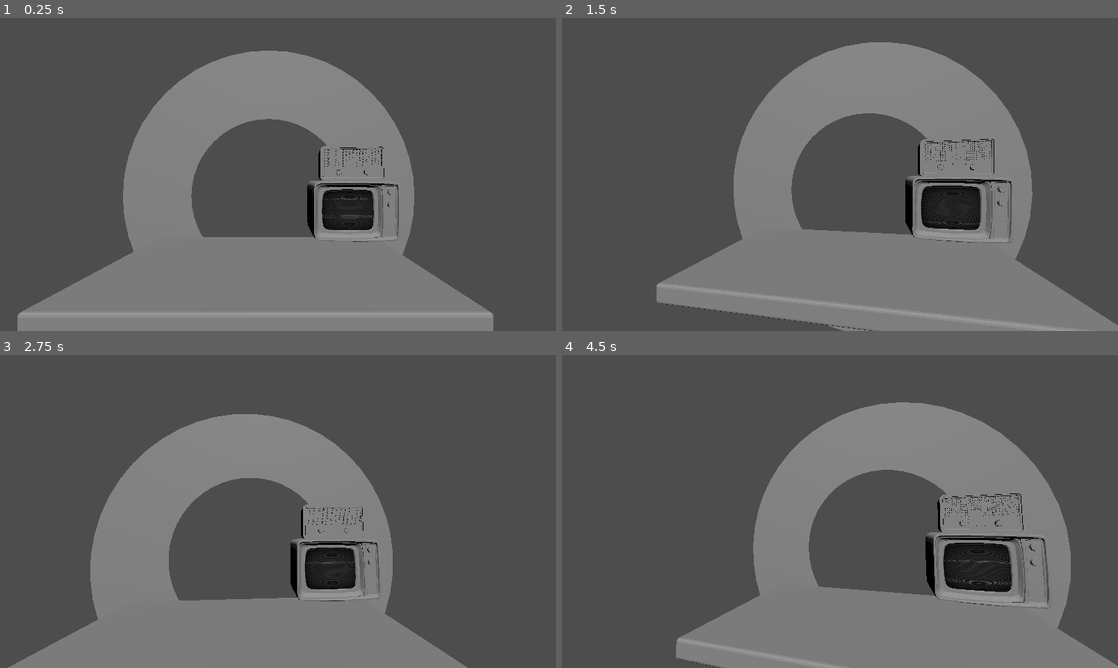
Above: before the commit, frames 1-4 (two rows, left to right).
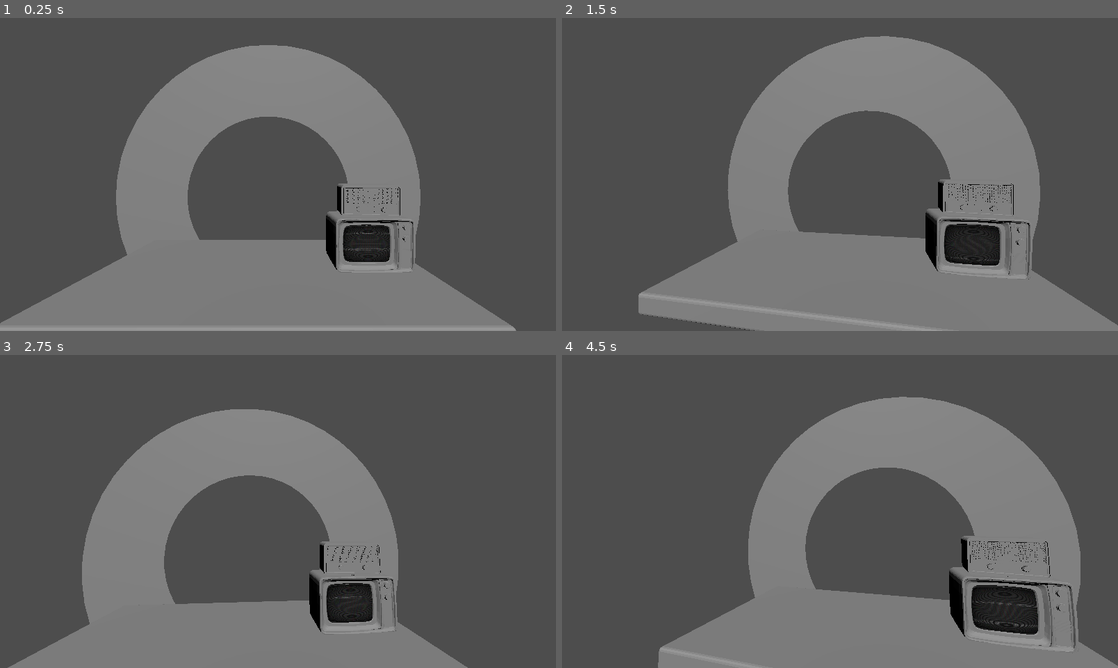
Above: after the commit, the same moments.

Repository: YAGOTAGO/UnderPressure
Game: Godot game, scene res://scenes/main.tscn
Two runs of this game, one before a commit and one after it. Both use one fixed random seed, a clock stepped at 60 frames per second and the inputs below. This scene is started directly instead of the project's main scene.
Inputs (mouse positions are in pixels of both pictures, inside the frame that each line leads up to):
- Up to frame 1 (0.25 s): no input
- Up to frame 2 (1.5 s): move the mouse to (962, 158) at 0.52 s; click (962, 158) at 0.6 s; tap Enter at 1.25 s; move the mouse to (728, 190) at 1.27 s; click (728, 190) at 1.35 s
- Up to frame 3 (2.75 s): tap Space at 2 s; move the mouse to (333, 442) at 2.02 s; click (333, 442) at 2.1 s
- Up to frame 4 (4.5 s): move the mouse to (812, 574) at 2.77 s; click (812, 574) at 2.85 s; move the mouse to (1006, 558) at 3.52 s; click (1006, 558) at 3.6 s; move the mouse to (673, 464) at 4.27 s; click (673, 464) at 4.35 s

The runs differ from the first frame. In frame 1, 7.7% of the frame differs, in the area x 0-93%, y 8-100%; in frame 2, 9.7%, in the area x 13-93%, y 5-100%; in frame 3, 6.4%; in frame 4, 9.3%.

Commit message:
Update main.tscn

Diff:
--- a/scenes/main.tscn
+++ b/scenes/main.tscn
@@ -12,14 +12,14 @@
 transform = Transform3D(1, 0, 0, 0, 0.725134, 0.688608, 0, -0.688608, 0.725134, -2.08482, 8.13339, 4.40576)
 
 [node name="Camera3D" type="Camera3D" parent="."]
-transform = Transform3D(1, 0, 0, 0, 1, 0, 0, 0, 1, 0.552679, 4.26659, 7.41683)
+transform = Transform3D(1, 0, 0, 0, 1, 0, 0, 0, 1, 0.552679, 4.26659, 6.87079)
 script = ExtResource("1_473u7")
 
 [node name="Tv3d" parent="." instance=ExtResource("2_pv8vt")]
-transform = Transform3D(1, 0, 0, 0, 1, 0, 0, 0, 1, 2.74867, 1.03785, -2.77434)
+transform = Transform3D(1, 0, 0, 0, 1, 0, 0, 0, 1, 3.75638, -0.459413, -4.0254)
 
 [node name="Radio" type="MeshInstance3D" parent="."]
-transform = Transform3D(1, 0, 0, 0, 1, 0, 0, 0, 1, -1.31408, 2.03377, -3.42552)
+transform = Transform3D(1, 0, 0, 0, 1, 0, 0, 0, 1, -0.306366, 0.536499, -4.67659)
 mesh = ExtResource("3_3caqr")
 
 [node name="WallRing" type="MeshInstance3D" parent="."]
